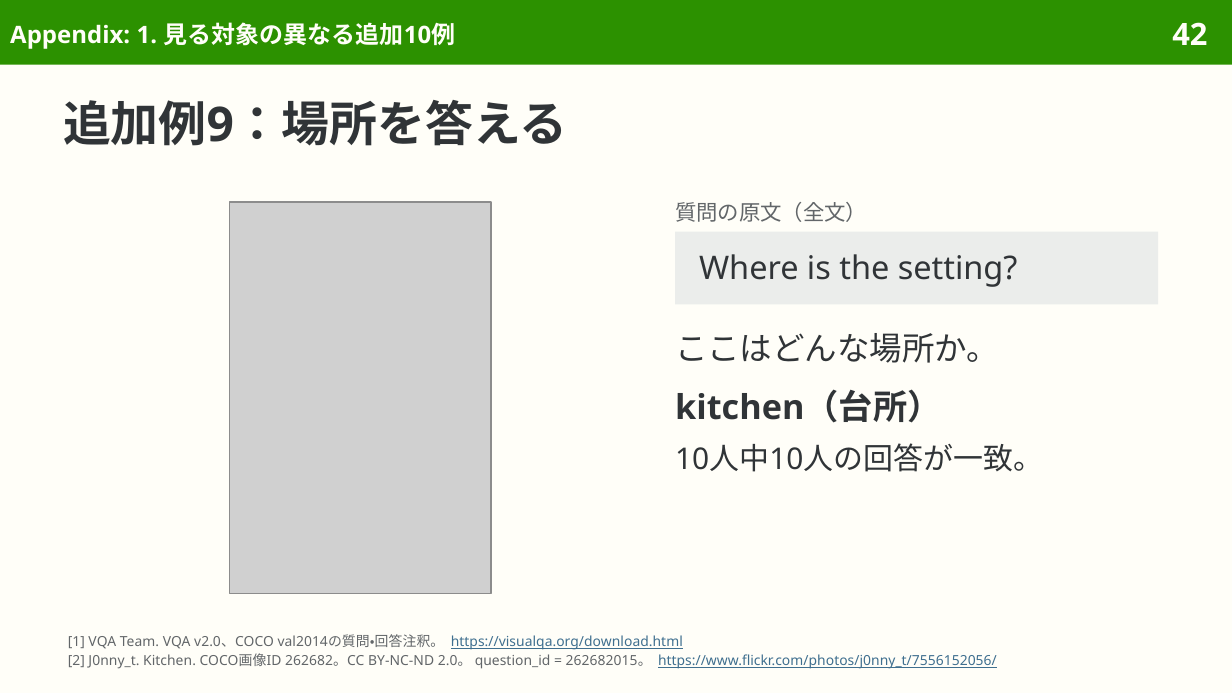
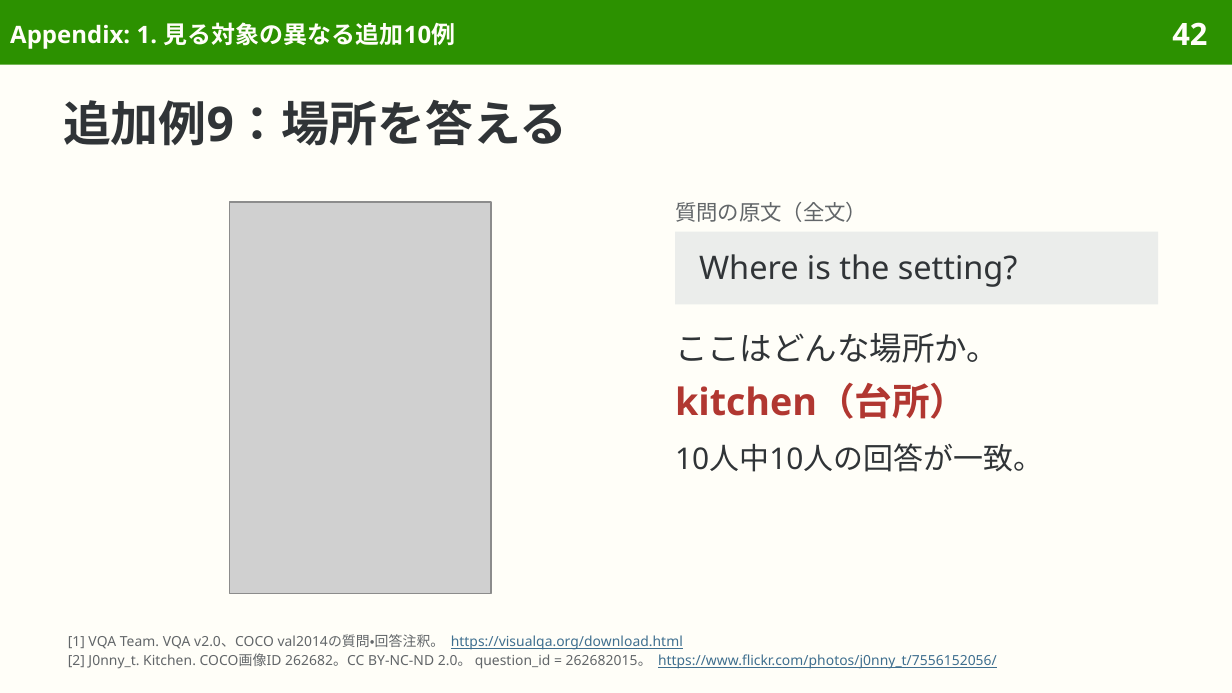
Before and after one commit to sasakiy84/datasets-in-10-minutes, a slide deck: slide 42 of slides/datasets-in-10-minutes-vqa-v2.pptx. Drawn at 1232x693 pixels with LibreOffice and Linux fonts; fonts in the diff are those of the drawing; grey boxes stand for pictures. Boxes give left, top, right and bottom in pixels: in the first picture for what was removed or moved away, otherwise in the second. Text is boxed around its words. In the diff, an @@ line names an element or a change of style, - is before the commit and + after.

```diff
--- a/slides/datasets-in-10-minutes-vqa-v2.pptx
+++ b/slides/datasets-in-10-minutes-vqa-v2.pptx
@@ text "kitchen（台所）" at box(675, 382, 967, 419): size 20 to 22 pt, text colour #303437 to #B13731; line spacing 1.19 to 26.4pt @@
```
Also in this commit, not shown: 14 other slides changed, 8 other files.
